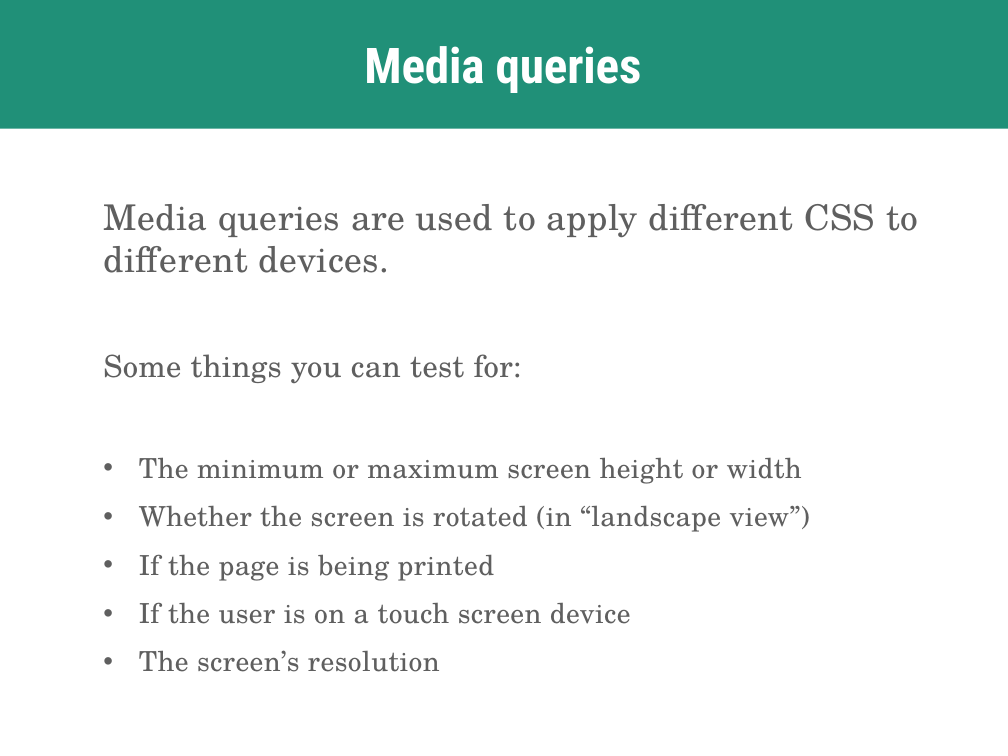
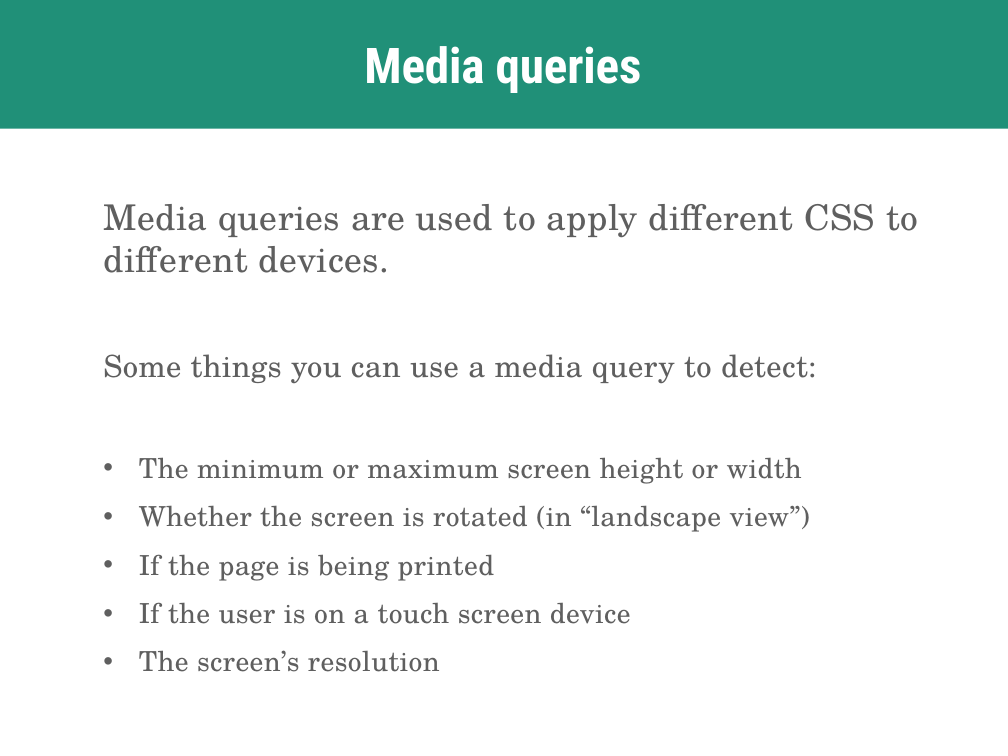
Before and after one commit to skornfeld/svc-class-jan-2018, a slide deck: slide 38 of slides/week-5.pptx. Drawn at 1008x756 pixels with LibreOffice and Linux fonts; fonts in the diff are those of the drawing. Boxes give left, top, right and bottom in pixels: in the first picture for what was removed or moved away, otherwise in the second. Text is boxed around its words. In the diff, an @@ line names an element or a change of style, - is before the commit and + after.

```diff
--- a/slides/week-5.pptx
+++ b/slides/week-5.pptx
@@ text at [103, 354, 816, 383]: text changed @@
-Some things you can test for:
+Some things you can use a media query to detect:
```
Also in this commit, not shown: 9 other slides changed, 3 slides added, 2 other files.
